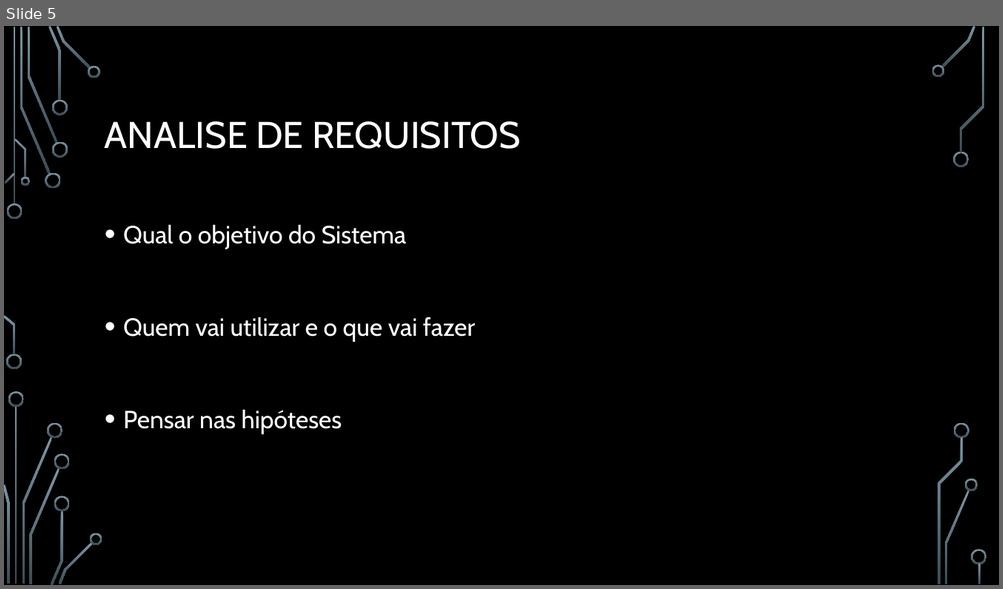
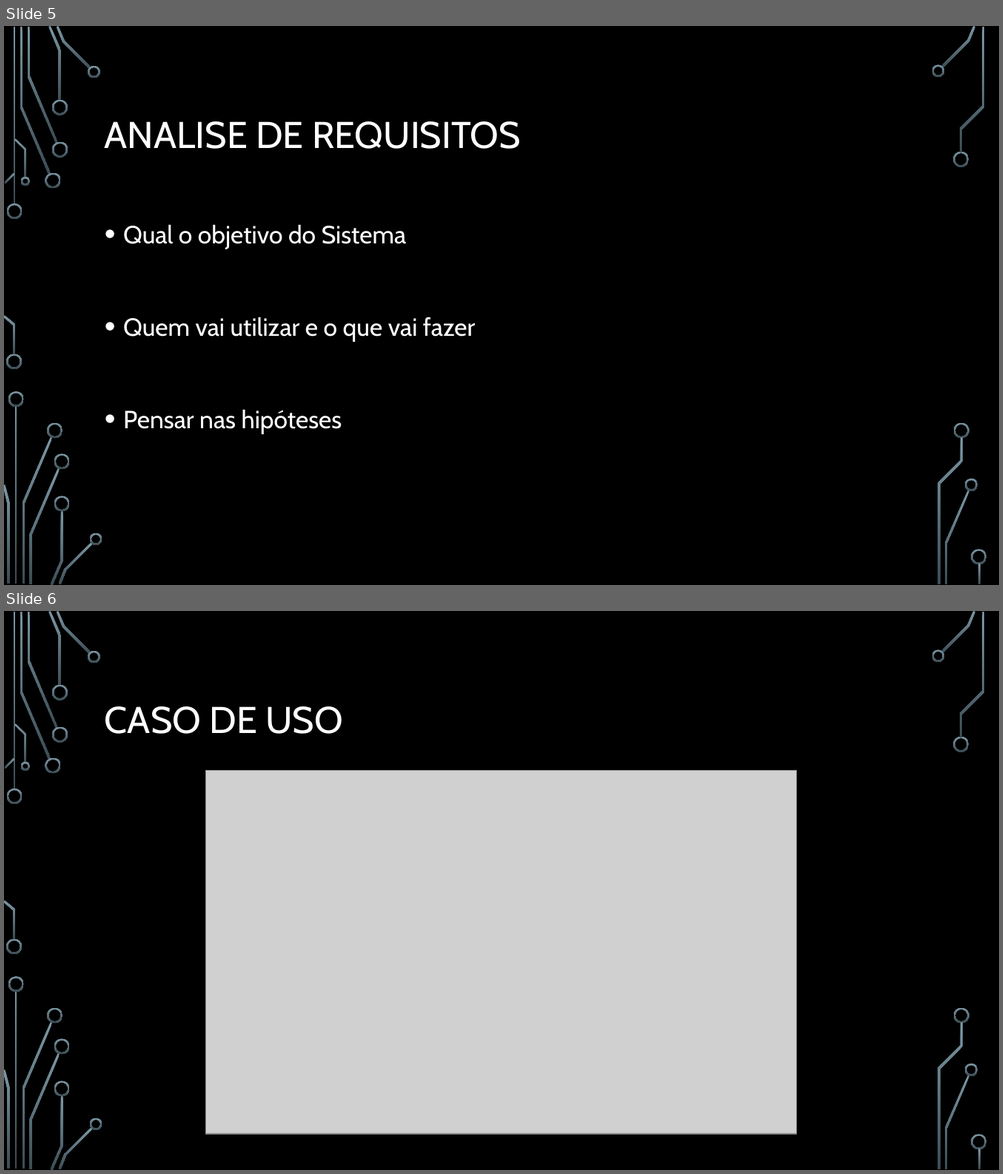
Before and after one commit to thomassds/Eventicket, a slide deck: Apresentação/Eventickets.pptx. Shown one above the other, each under a label of ours: slide 5 before the commit, slides 5 and 6 after it. The pictures are 1003x589 and 1003x1174 pixels, drawn with LibreOffice and Linux fonts; fonts in the diff are those of the drawing; grey boxes stand for pictures; background and template pictures are left out. Boxes give left, top, right and bottom in pixels: in the first picture for what was removed or moved away, otherwise in the second. Text is boxed around its words. In the diff, an @@ line names an element or a change of style, - is before the commit and + after.

```diff
--- a/Apresentação/Eventickets.pptx
+++ b/Apresentação/Eventickets.pptx
@@ slide 6 added at (4,611,999,1170), background picture (left out); not listed: 36 template elements that a slide beside it also shows @@
@@ title added at (105,706,343,734), 36 pt, text #FFFFFF @@
+CASO DE USO
@@ picture added at (206,771,797,1135) @@
```
Also in this commit, not shown: 12 other slides added, 30 other files.
